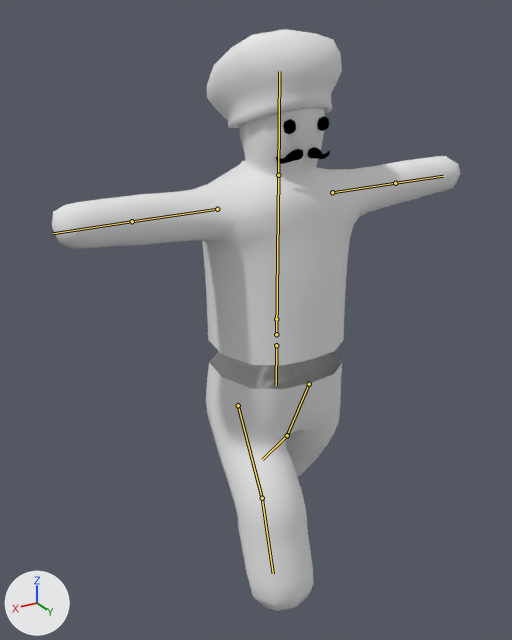
A saved change to the Blender file Assets/Resources/Models/Player.blend.
Both versions are drawn from a camera (50 mm lens) standing at (0.948, 1.472, 1.707) and looking at (0.06, -0.008, 0.967). Every picture has the same lights, and +X, +Y and +Z are marked at lower left. The bones that bend it are drawn over the model as lines.

Objects in the first picture: 'm_player', 'm_player.001'.
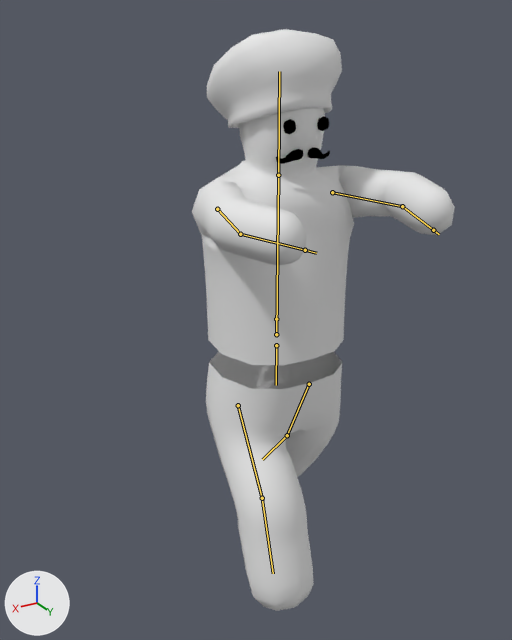
The newer file adds an action. The first version stands in its rest pose; the second is drawn at frame 5 of the action 'HoldItem'.

What the commit changed:
Bone 'ArmUpper.R' (bone_armupper_r) turns from (0, 0, 0) to (94, 14, 106) degrees about its own x, y and z.
Bone 'ArmLower.R' (bone_armlower_r) turns from (0, 0, 0) to (-29, -1, -6) degrees about its own x, y and z.
Bone 'ArmUpper.L' (bone_armupper_l) turns from (0, 0, 0) to (-86, -14, 74) degrees about its own x, y and z.
Bone 'ArmLower.L' (bone_armlower_l) turns from (0, 0, 0) to (-34, -1, -6) degrees about its own x, y and z.

Boxes [x1, y1, x2, y2] around the edits, measured in the pictures (512 x 640 px):
'm_player.001', posed (35% narrower)
    before: [52, 29, 460, 365]
    after: [192, 29, 455, 365]
bone 'ArmUpper.R', root to tip
    before: (217, 209) to (132, 221)
    after: (217, 209) to (240, 234)
bone 'ArmLower.R', root to tip
    before: (132, 221) to (53, 233)
    after: (240, 234) to (305, 250)
bone 'ArmUpper.L', root to tip
    before: (332, 192) to (395, 183)
    after: (332, 192) to (402, 206)
bone 'ArmLower.L', root to tip
    before: (395, 183) to (443, 176)
    after: (402, 206) to (433, 230)
